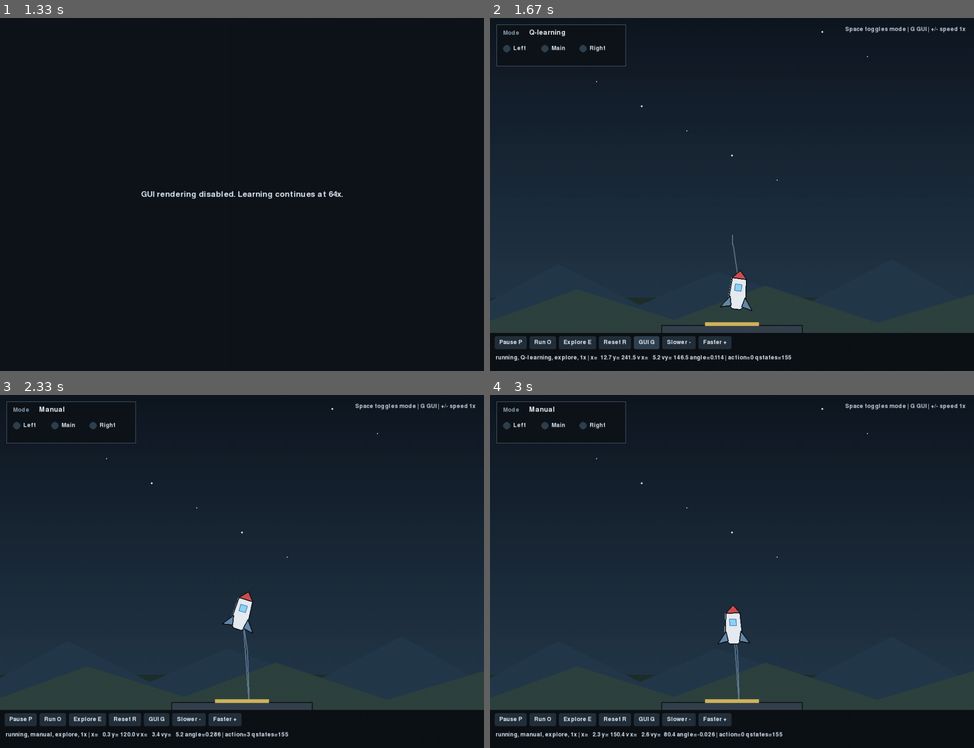
Above: before the commit, frames 1-4 (two rows, left to right).
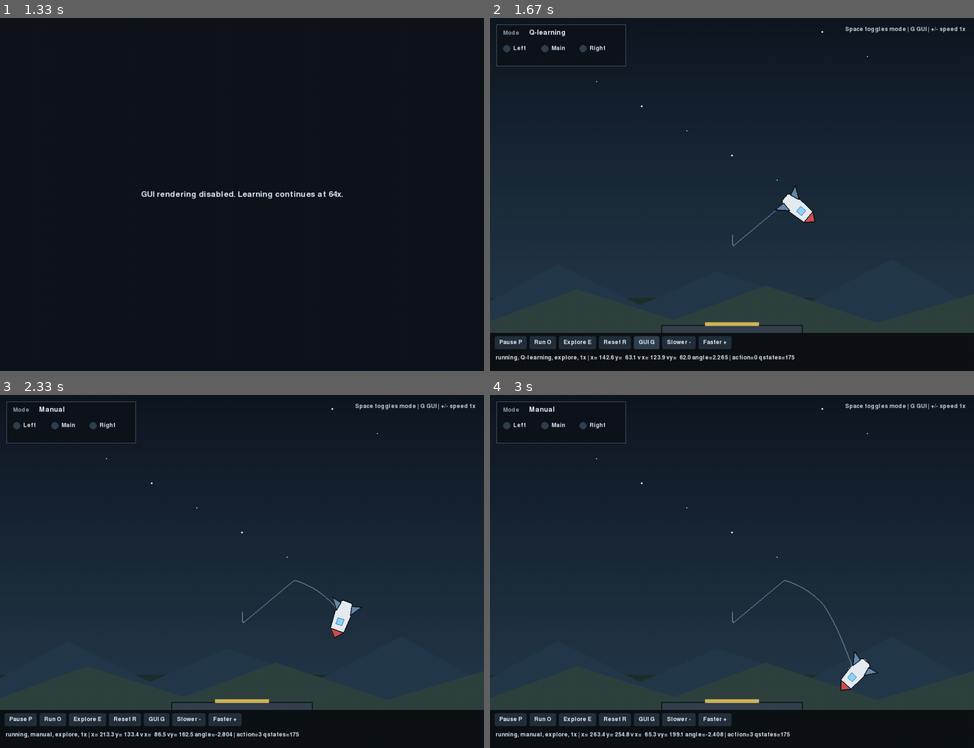
Above: after the commit, the same moments.

Repository: MiguelGavito/TDDC17
Game: pygame game, started from lab5-ReinforcementLearning/excercise/simulator.py
Two runs of this game, one before a commit and one after it. Both use one fixed random seed, a clock stepped at 60 frames per second and the inputs below.
Inputs (mouse positions are in pixels of both pictures, inside the frame that each line leads up to):
- Up to frame 1 (1.33 s): tap Space at 0.33 s; click "GUI G" at 0.72 s; tap Enter at 1 s
- Up to frame 2 (1.67 s): tap G at 1.37 s
- Up to frame 3 (2.33 s): click (251, 451) at 1.92 s; tap Space at 2.27 s
- Up to frame 4 (3 s): tap Space at 2.57, 2.77 s

Frame 1 is identical in both runs. In frame 2, 1.1% of the frame differs, in the area x 22-68%, y 47-98%; in frame 3, 1.3%; in frame 4, 1.3%, in the area x 20-81%, y 52-98%.

Commit message:
guardado simple

Diff:
--- a/lab5-ReinforcementLearning/excercise/state_and_reward.py
+++ b/lab5-ReinforcementLearning/excercise/state_and_reward.py
@@ -96,7 +96,7 @@
         # Angle should dominate (prevent flip)
         if a < 0.15:
             r_angle = 40
-        elif a < 0.35:
+        elif a < 0.30:
             r_angle = 25
         elif a < 0.7:
             r_angle = 10
